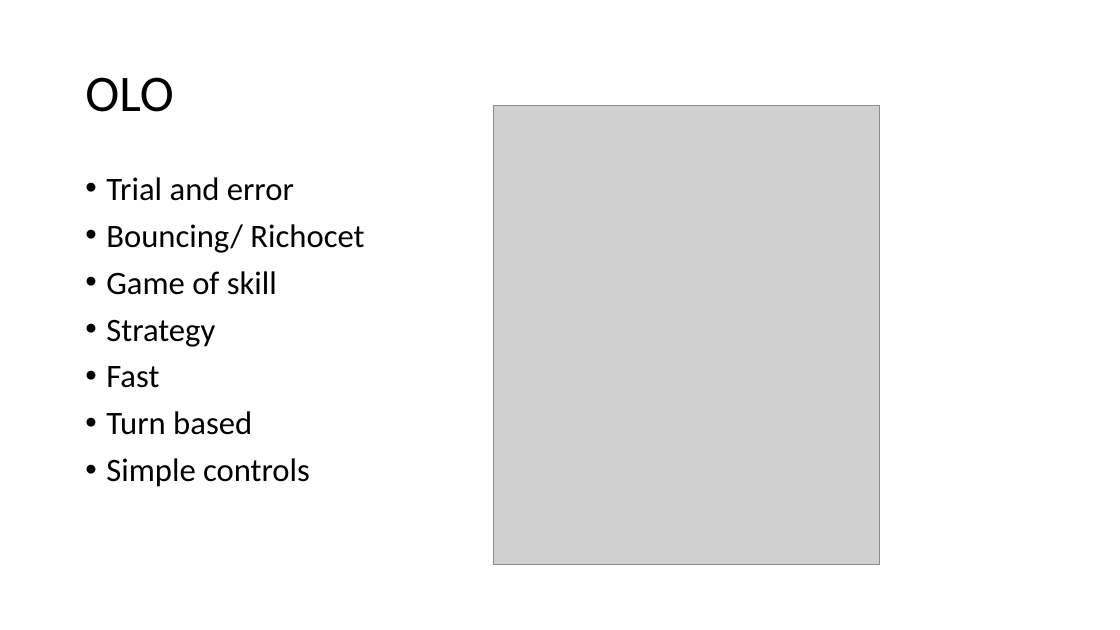
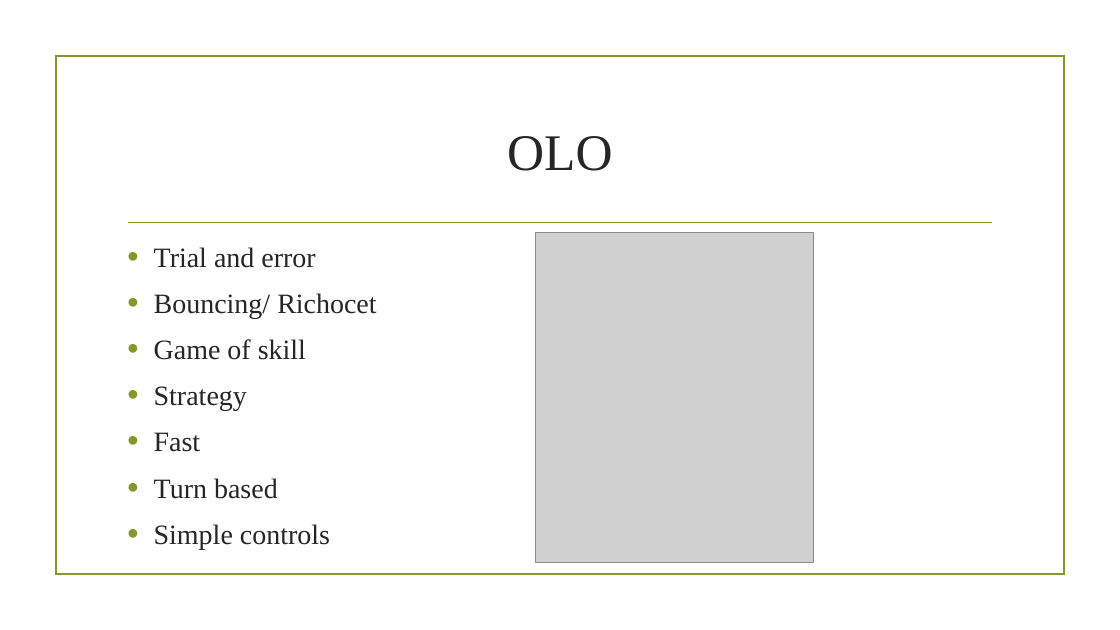
Before and after one commit to UoSGamesGroups/second-semester-dm-group-1, a slide deck: slide 2 of docs/presentation/Adversarial Physics.pptx. Drawn at 1120x630 pixels with LibreOffice and Linux fonts; fonts in the diff are those of the drawing; grey boxes stand for pictures; background and template pictures are left out. Boxes give left, top, right and bottom in pixels: in the first picture for what was removed or moved away, otherwise in the second. Text is boxed around its words. In the diff, an @@ line names an element or a change of style, - is before the commit and + after.

```diff
--- a/docs/presentation/Adversarial Physics.pptx
+++ b/docs/presentation/Adversarial Physics.pptx
@@ rectangle added at <box>55,56,1064,575</box>, outline #83992A 1.25 pt @@
@@ title "OLO": place and size @@
-title "OLO" at <box>85,77,173,112</box>
+title "OLO" at <box>507,136,612,171</box>
@@ title "OLO" at <box>507,136,612,171</box>: font Calibri to Times New Roman, text colour #000000 to #262626; alignment left to centre; line spacing 0.9 to 1 @@
@@ text "Trial and error": place and size @@
-text "Trial and error" at <box>106,177,364,487</box>
+text "Trial and error" at <box>154,247,376,549</box>
@@ text "Trial and error" at <box>154,247,376,549</box>: size 28 to 24 pt, font Calibri to Times New Roman, text colour #000000 to #262626; indent changed; line spacing 0.9 to 1 @@
@@ line added from (129, 223) to (992, 223), #83992A 1.25 pt @@
@@ picture: place and size @@
-picture at <box>494,106,880,564</box>
+picture at <box>536,233,814,563</box>
```
Also in this commit, not shown: 8 other slides changed, 1 slide added.
